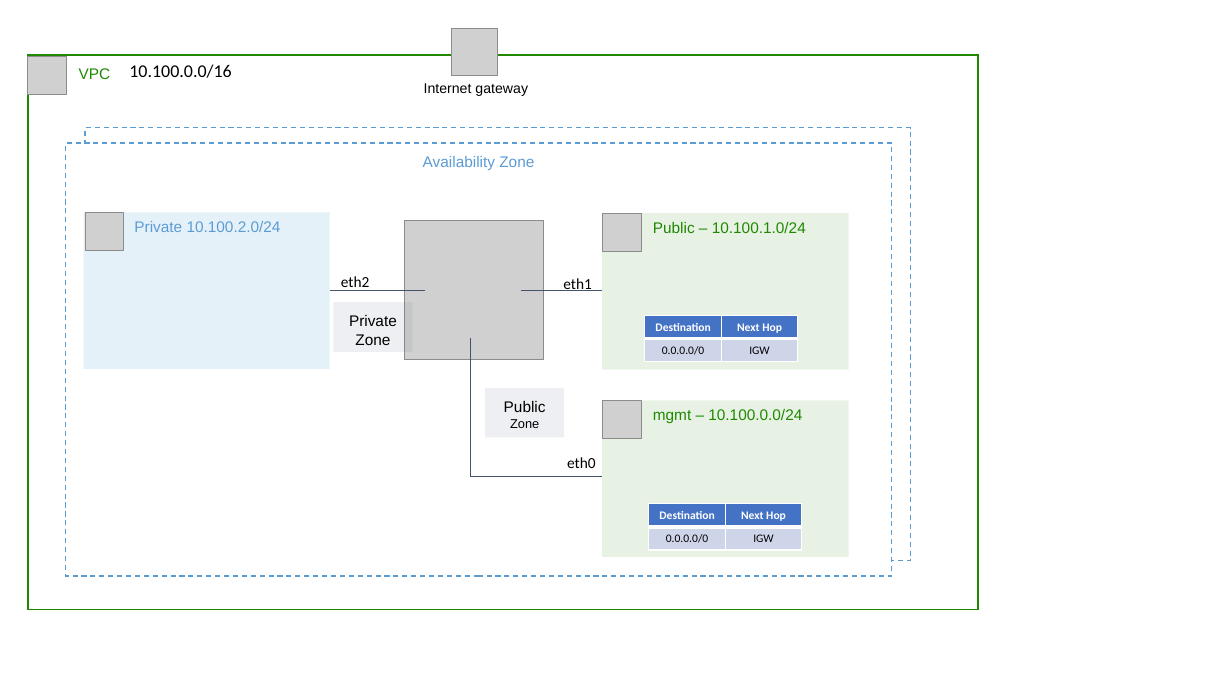
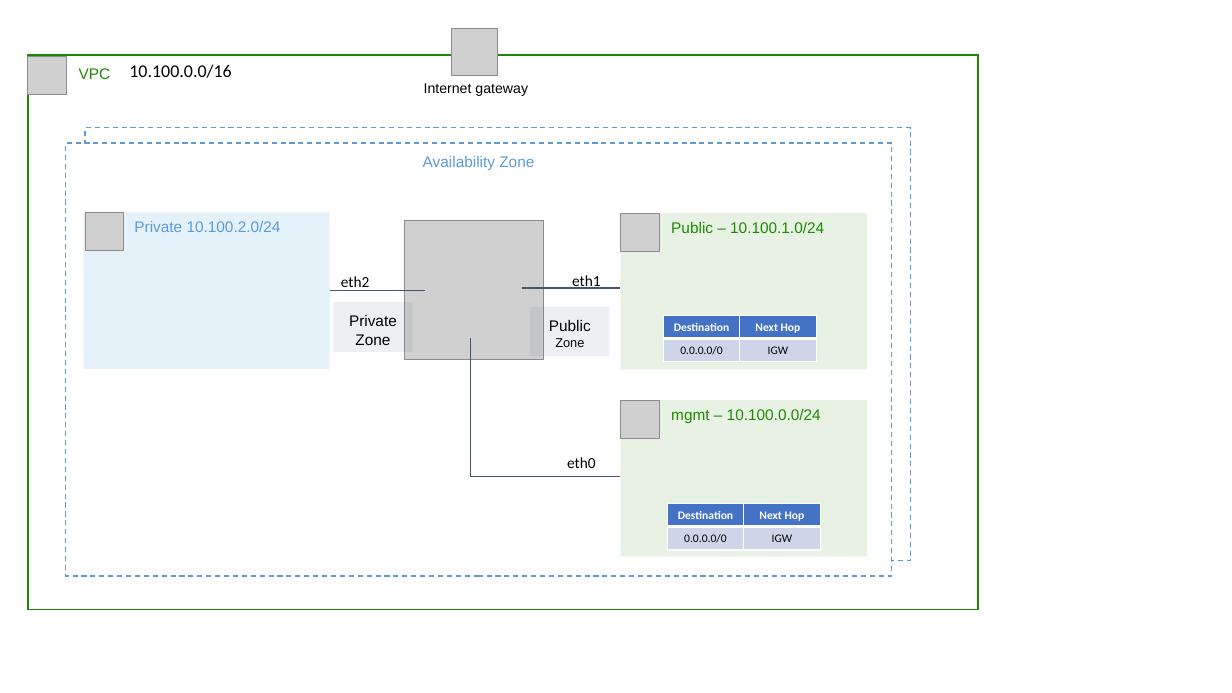
Before and after one commit to aws-ia/terraform-aws-paloalto-vmseries, a slide deck: slide 1 of images/palo_alto_vm_series.pptx. Drawn at 1232x693 pixels with LibreOffice and Linux fonts; fonts in the diff are those of the drawing; grey boxes stand for pictures. Boxes give left, top, right and bottom in pixels: in the first picture for what was removed or moved away, otherwise in the second. Text is boxed around its words. In the diff, an @@ line names an element or a change of style, - is before the commit and + after.

```diff
--- a/images/palo_alto_vm_series.pptx
+++ b/images/palo_alto_vm_series.pptx
@@ rectangle "Public – 10.100.1.0/24": place and size @@
-rectangle "Public – 10.100.1.0/24" at bbox=[603, 213, 849, 370]
+rectangle "Public – 10.100.1.0/24" at bbox=[620, 213, 867, 370]
@@ text "eth1": place and size @@
-text "eth1" at bbox=[563, 278, 592, 291]
+text "eth1" at bbox=[572, 275, 601, 289]
@@ line moved from (603, 291) - (521, 291) to (620, 288) - (522, 288) @@
@@ rectangle "Public Zone": place and size @@
-rectangle "Public Zone" at bbox=[485, 388, 565, 438]
+rectangle "Public Zone" at bbox=[531, 307, 610, 357]
@@ 2 pictures, 2 tables: place and size @@
-2 pictures, 2 tables at bbox=[603, 213, 802, 550]
+2 pictures, 2 tables at bbox=[621, 213, 821, 550]
@@ rectangle "mgmt – 10.100.0.0/24": place and size @@
-rectangle "mgmt – 10.100.0.0/24" at bbox=[603, 400, 849, 556]
+rectangle "mgmt – 10.100.0.0/24" at bbox=[620, 400, 867, 556]
@@ line moved from (470, 477) - (603, 477) to (470, 477) - (620, 477) @@
```
Also in this commit, not shown: 1 other file.
